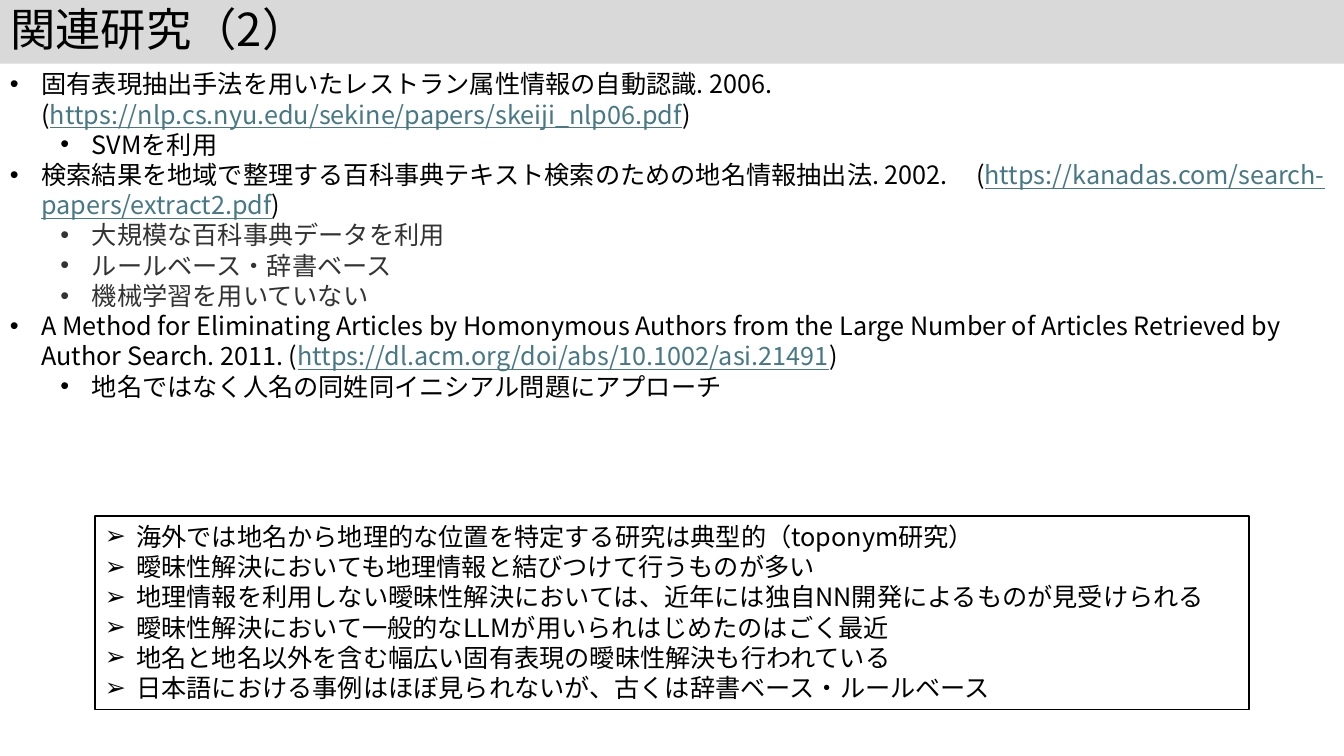
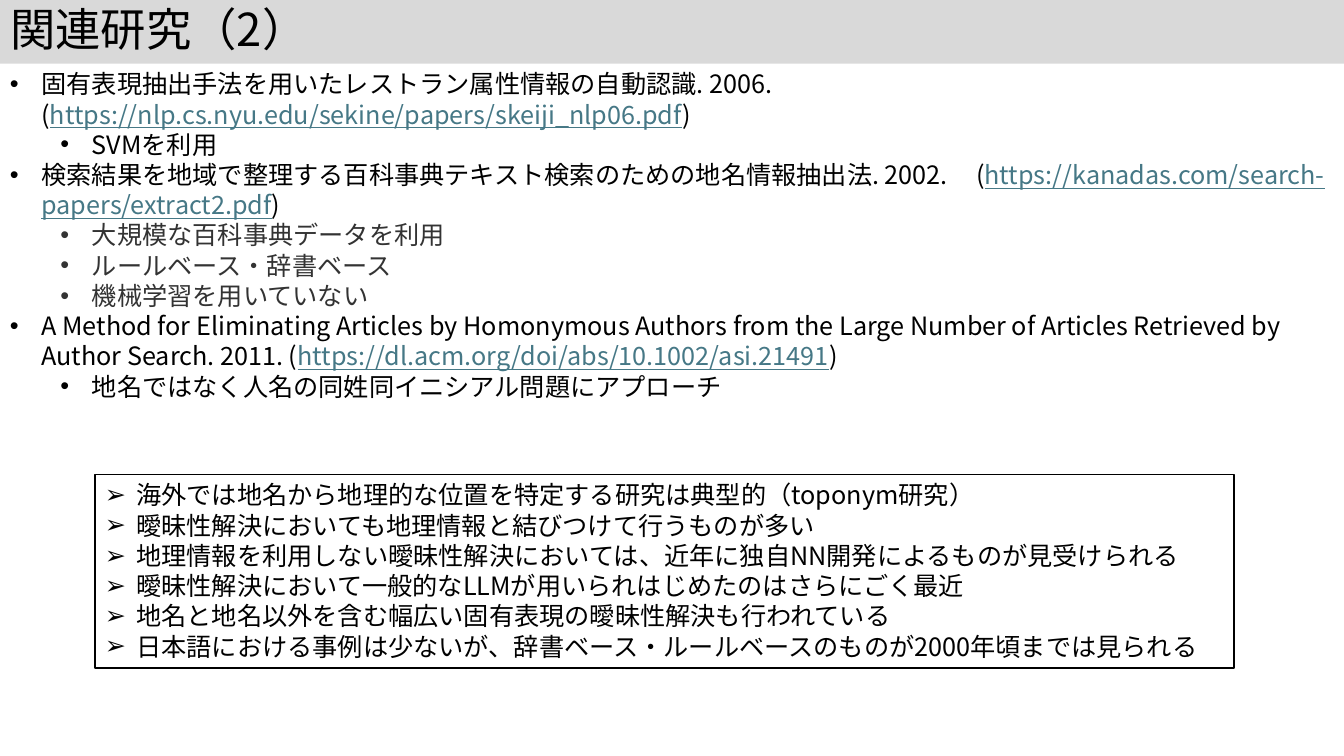
Before and after one commit to kouamano/nihongo-region-name-extract, a slide deck: slide 6 of jsik2026taikai.pptx. Drawn at 1344x756 pixels with LibreOffice and Linux fonts; fonts in the diff are those of the drawing. Boxes give left, top, right and bottom in pixels: in the first picture for what was removed or moved away, otherwise in the second. Text is boxed around its words. In the diff, an @@ line names an element or a change of style, - is before the commit and + after.

Commit message:
rev

```diff
--- a/jsik2026taikai.pptx
+++ b/jsik2026taikai.pptx
@@ rectangle "海外では地名から地理的な位置を特定する研究は典型的（toponym研究）": place and size @@
-rectangle "海外では地名から地理的な位置を特定する研究は典型的（toponym研究）" at [95, 516, 1249, 710]
+rectangle "海外では地名から地理的な位置を特定する研究は典型的（toponym研究）" at [95, 475, 1234, 668]
@@ text in rectangle at [136, 543, 1178, 597]: text changed @@
-➢ 地理情報を利用しない曖昧性解決においては、近年には独自NN開発によるものが見受けられる
-➢ 曖昧性解決において一般的なLLMが用いられはじめたのはごく最近
+➢ 地理情報を利用しない曖昧性解決においては、近年に独自NN開発によるものが見受けられる
+➢ 曖昧性解決において一般的なLLMが用いられはじめたのはさらにごく最近
@@ text in rectangle at [136, 634, 1197, 658]: text changed @@
-➢ 日本語における事例はほぼ見られないが、古くは辞書ベース・ルールベース
+➢ 日本語における事例は少ないが、辞書ベース・ルールベースのものが2000年頃までは見られる
```
Also in this commit, not shown: 4 other slides changed.
